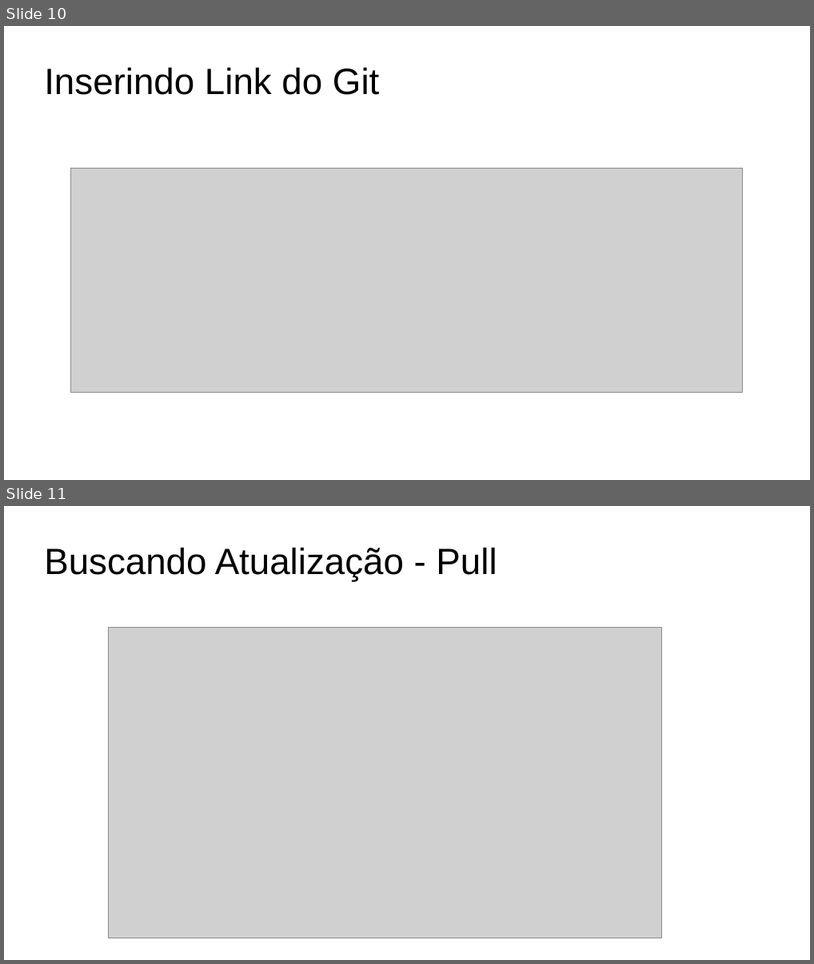
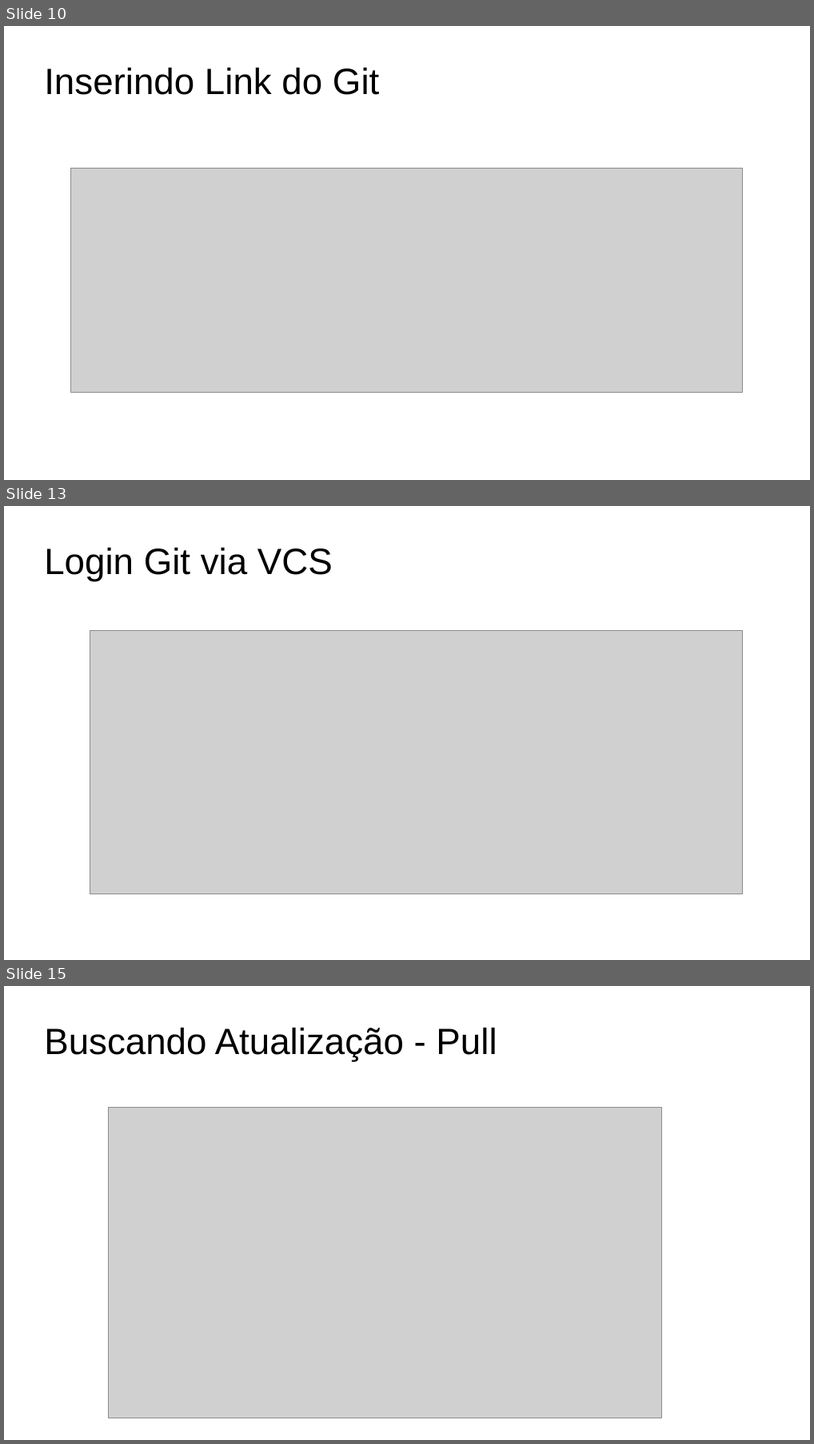
Before and after one commit to vinicius023/AprasentacaoGit, a slide deck: SlidesIntellijWindows.ppt. Shown one above the other, each under a label of ours: slides 10 and 11 before the commit, slides 10, 13 and 15 after it; the slides between them are not shown. The pictures are 814x964 and 814x1444 pixels, drawn with LibreOffice and Linux fonts; fonts in the diff are those of the drawing; grey boxes stand for pictures; background and template pictures are left out. Boxes give left, top, right and bottom in pixels: in the first picture for what was removed or moved away, otherwise in the second. Text is boxed around its words. In the diff, an @@ line names an element or a change of style, - is before the commit and + after.

```diff
--- a/SlidesIntellijWindows.ppt
+++ b/SlidesIntellijWindows.ppt
@@ slide 13 added at [4,506,810,960], background #FFFFFF @@
@@ title added at [44,548,333,581], 36 pt, text #000000 @@
+Login Git via VCS
@@ picture added at [90,630,743,894] @@
@@ what was slide 11 is now slide 15 @@
```
Also in this commit, not shown: 1 slide changed, 4 other slides added, 1 slide removed, 2 other files.
